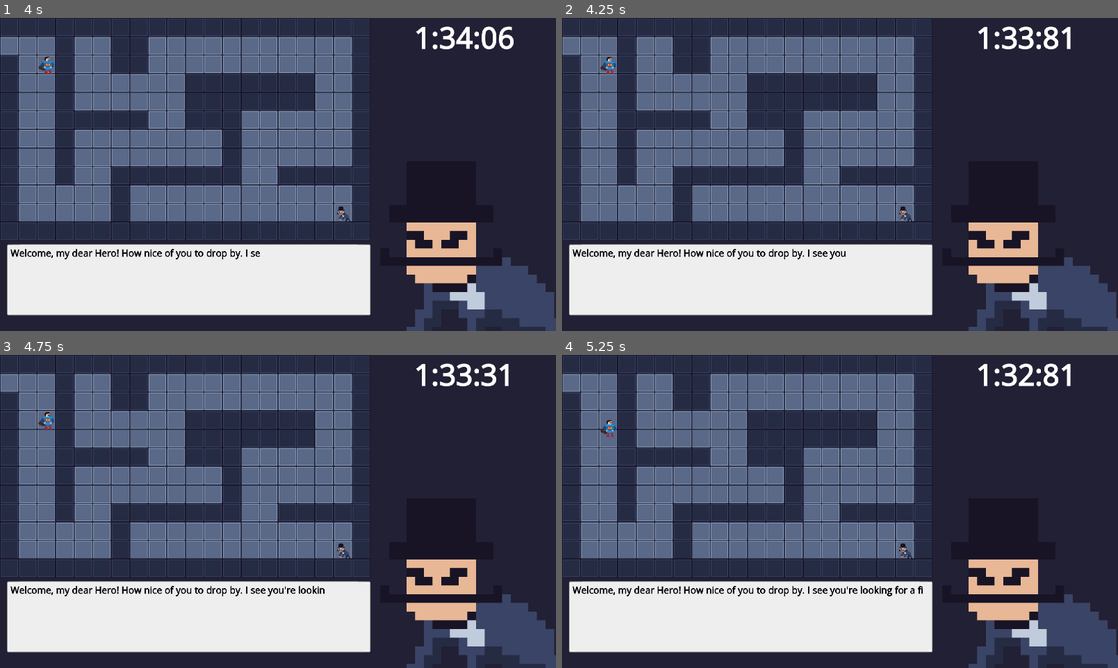
Above: before the commit, frames 1-4 (two rows, left to right).
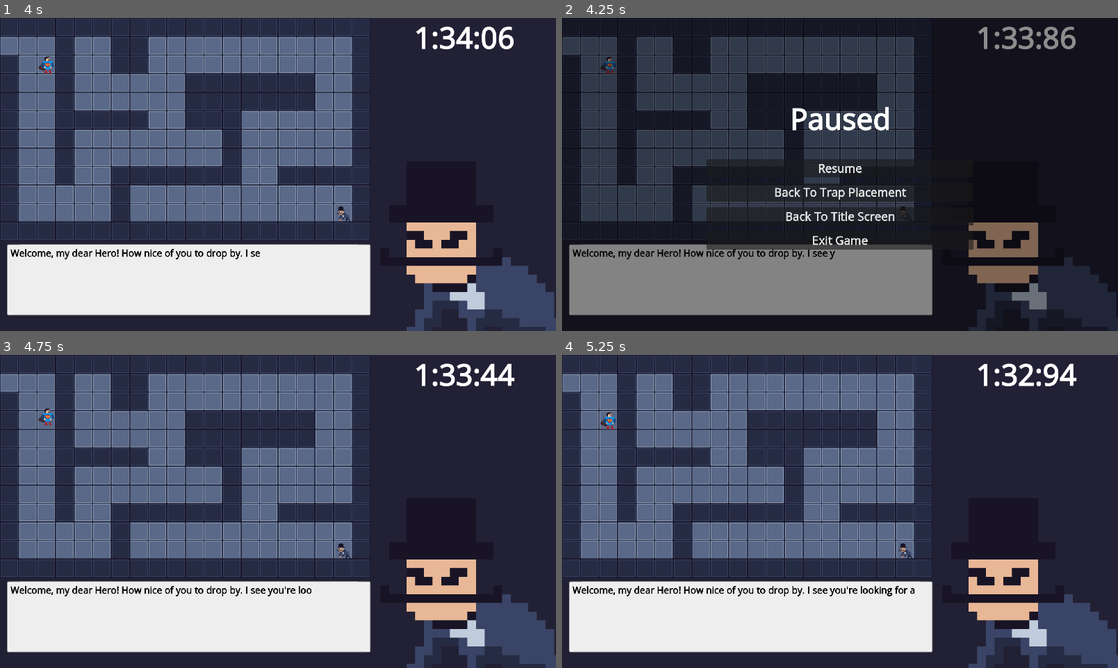
Above: after the commit, the same moments.

Repository: rob-not-bob/monologue
Game: Godot game, scene res://scenes/main.tscn
Same seed, same stepped clock (60 frames per second), same inputs: the game is played once before the commit and once after it.
Inputs (mouse positions are in pixels of both pictures, inside the frame that each line leads up to):
- Up to frame 1 (4 s): tap Enter at 0.5 s; move the mouse to (400, 158) at 0.52 s; tap Space (start) at 0.6, 1.55, 2.3, 3.05, 3.8 s; move the mouse to (166, 190) at 1.27 s; right-click (166, 190) at 1.35 s; move the mouse to (333, 105) at 2.02 s; click (333, 105) at 2.1 s; move the mouse to (250, 237) at 2.77 s; tap 1 (select_tile_1) at 2.85 s; move the mouse to (444, 221) at 3.52 s; tap 2 (select_tile_2) at 3.6 s
- Up to frame 2 (4.25 s): tap P (pause, bound only after the commit) at 4.15 s
- Up to frame 3 (4.75 s): click (278, 505) at 4.25 s, where only the run after the commit has a clickable "Resume"
- Up to frame 4 (5.25 s): move the mouse to (673, 464) at 5.02 s; tap 3 (select_tile_3) at 5.1 s

Frame 1 is identical in both runs. In frame 2, 68% of the frame differs, in the area x 0-100%, y 0-100%; in frame 3, 0.4%; in frame 4, 0.4%.

Commit message:
Implemented pause properly

Diff:
--- a/project.godot
+++ b/project.godot
@@ -110,6 +110,12 @@
 "events": [Object(InputEventKey,"resource_local_to_scene":false,"resource_name":"","device":-1,"window_id":0,"alt_pressed":false,"shift_pressed":false,"ctrl_pressed":false,"meta_pressed":false,"pressed":false,"keycode":0,"physical_keycode":57,"key_label":0,"unicode":57,"echo":false,"script":null)
 ]
 }
+pause={
+"deadzone": 0.5,
+"events": [Object(InputEventKey,"resource_local_to_scene":false,"resource_name":"","device":-1,"window_id":0,"alt_pressed":false,"shift_pressed":false,"ctrl_pressed":false,"meta_pressed":false,"pressed":false,"keycode":0,"physical_keycode":80,"key_label":0,"unicode":112,"echo":false,"script":null)
+, Object(InputEventKey,"resource_local_to_scene":false,"resource_name":"","device":0,"window_id":0,"alt_pressed":false,"shift_pressed":false,"ctrl_pressed":false,"meta_pressed":false,"pressed":false,"keycode":0,"physical_keycode":4194305,"key_label":0,"unicode":0,"echo":false,"script":null)
+]
+}
 
 [rendering]
 
--- a/scenes/GameModeState/BuildState.gd
+++ b/scenes/GameModeState/BuildState.gd
@@ -45,7 +45,7 @@
 
 	var tween: Tween = p.create_tween()
 	tween.tween_property(p, "scale", Vector2(3, 3), 0.5)
-	Store.redux.dispatch(UISlice.change_screen(UISlice.Screens.None))
+	Store.redux.dispatch(UISlice.hide_overlays())
 	p.indicator.show()
 
 
--- a/scenes/GameModeState/GameModeStateMachine.gd
+++ b/scenes/GameModeState/GameModeStateMachine.gd
@@ -1,7 +1,9 @@
 class_name GameModeStateMachine
 extends StateMachine
 
-#func _ready() -> void:
-#	super()
-#	for child in get_children():
-#		child.p = owner
+
+func _process(delta: float) -> void:
+	if Store.redux.state().ui.is_game_paused:
+		return
+
+	super(delta)
--- a/scenes/GameModeState/RunState.gd
+++ b/scenes/GameModeState/RunState.gd
@@ -43,7 +43,7 @@
 	var scene_transistion_tween: Tween = p.create_tween()
 	scene_transistion_tween.tween_property(p, "scale", Vector2(2, 2), 0.5)
 	await scene_transistion_tween.finished
-	Store.redux.dispatch(UISlice.change_screen(UISlice.Screens.Main))
+	Store.redux.dispatch(UISlice.set_show_monologue(true))
 
 	path = calculate_path(p.hero.position, p.villian.position)
 
--- a/scenes/GameModeState/main.gd
+++ b/scenes/GameModeState/main.gd
@@ -41,3 +41,8 @@
 
 func get_pos_snapped_to_grid(pos: Vector2):
 	return get_local_pos(get_tile_pos(pos))
+
+
+func _process(_delta: float) -> void:
+	if Input.is_action_just_pressed("pause"):
+		Store.redux.dispatch(UISlice.toggle_pause())
--- a/scenes/ui/main_ui.gd
+++ b/scenes/ui/main_ui.gd
@@ -8,13 +8,14 @@
 func _ready() -> void:
 	randomize()
 	countdownTimer.time_limit_seconds = textReveal.calculate_time_to_reveal()
-	Store.redux.subscribe(_on_screen_change, "s.ui.current_screen")
+	Store.redux.subscribe(_on_show_monologue_changed, "s.ui.is_monologue_showing")
 	Store.redux.subscribe(interrupt, "s.gameActions.has_hero_reached_villian")
 
 
-func _on_screen_change(new_screen) -> void:
-	if new_screen == UISlice.Screens.Main:
-		start_monologue()
+func _on_show_monologue_changed(show_monologue: bool) -> void:
+	if not show_monologue:
+		return
+	start_monologue()
 
 
 func start_monologue() -> void:
--- a/scenes/ui/pause_ui.gd
+++ b/scenes/ui/pause_ui.gd
@@ -5,13 +5,29 @@
 signal back_to_title_screen
 signal exit_game
 
+@onready
+var back_to_trap_placement_button: Button = $CenterContainer/VBoxContainer/ToTrapPlacementButton
+
+
+func _ready() -> void:
+	Store.redux.subscribe(_on_monolgue_show_change, "s.ui.is_monologue_showing")
+	back_to_trap_placement_button.hide()
+
+
+func _on_monolgue_show_change(is_monologue_showing: bool):
+	if is_monologue_showing:
+		back_to_trap_placement_button.show()
+	else:
+		back_to_trap_placement_button.hide()
+
 
 func _on_resume_button_pressed() -> void:
-	Store.redux.dispatch(UISlice.resume_game())
+	Store.redux.dispatch(UISlice.toggle_pause())
 
 
 func _on_to_trap_placement_button_pressed() -> void:
-	Store.redux.dispatch(UISlice.change_screen(UISlice.Screens.None))
+	pass
+	#Store.redux.dispatch(UISlice.change_screen(UISlice.Screens.None))
 
 
 func _on_to_title_screen_button_pressed() -> void:
--- a/scenes/ui/title_ui.gd
+++ b/scenes/ui/title_ui.gd
@@ -2,7 +2,8 @@
 
 
 func _on_start_game_button_pressed() -> void:
-	Store.redux.dispatch(UISlice.change_screen(UISlice.Screens.None))
+	pass
+	#Store.redux.dispatch(UISlice.change_screen(UISlice.Screens.None))
 
 
 func _on_exit_game_button_pressed() -> void:
--- a/scenes/ui/ui_manager.gd
+++ b/scenes/ui/ui_manager.gd
@@ -3,17 +3,41 @@
 
 @onready var UIScreenToNode: Dictionary = {
 	UISlice.Screens.Title: $TitleUI,
-	UISlice.Screens.Main: $MainUI,
-	UISlice.Screens.Pause: $PauseUI,
+	UISlice.Screens.Main: null,
 	UISlice.Screens.Success: $SuccessUI,
 	UISlice.Screens.Fail: $FailUI,
-	UISlice.Screens.None: null,
+}
+
+@onready var UIOverlayToNode: Dictionary = {
+	UISlice.Overlays.Pause: $PauseUI,
+	UISlice.Overlays.Monologue: $MonologueUI,
+	UISlice.Overlays.None: null,
 }
 
 
 func _ready() -> void:
 	Store.redux.subscribe(_on_screen_change, "s.ui.current_screen")
-	Store.redux.dispatch(UISlice.change_screen(UISlice.Screens.None))
+	Store.redux.subscribe(_on_paused_change, "s.ui.is_game_paused")
+	Store.redux.subscribe(_on_show_monologue_changed, "s.ui.is_monologue_showing")
+	Store.redux.dispatch(UISlice.hide_overlays())
+
+
+func _on_paused_change(is_paused: bool):
+	var pauseNode = UIOverlayToNode[UISlice.Overlays.Pause]
+	if is_paused:
+		pauseNode.show()
+		Engine.time_scale = 0
+	else:
+		pauseNode.hide()
+		Engine.time_scale = 1
+
+
+func _on_show_monologue_changed(show_monologue: bool):
+	var monologueNode = UIOverlayToNode[UISlice.Overlays.Monologue]
+	if show_monologue:
+		monologueNode.show()
+	else:
+		monologueNode.hide()
 
 
 func _on_screen_change(new_screen) -> void:
--- a/scenes/ui/ui_manager.tscn
+++ b/scenes/ui/ui_manager.tscn
@@ -13,7 +13,7 @@
 [node name="TitleUI" parent="." instance=ExtResource("2_v0b30")]
 visible = false
 
-[node name="MainUI" parent="." instance=ExtResource("3_8vab2")]
+[node name="MonologueUI" parent="." instance=ExtResource("3_8vab2")]
 anchors_preset = 15
 anchor_right = 1.0
 anchor_bottom = 1.0
--- a/scripts/slices/ui.gd
+++ b/scripts/slices/ui.gd
@@ -2,20 +2,22 @@
 extends Node
 
 
-static func reducer(_state: Dictionary, action: Redux.Action) -> Dictionary:
+static func reducer(s: Dictionary, action: Redux.Action) -> Dictionary:
 	match action.type:
-		"PAUSE_GAME":
+		"TOGGLE_PAUSE":
 			return {
-				"is_game_paused": true,
+				"is_game_paused": !s.is_game_paused,
 			}
-		"RESUME_GAME":
+		"SET_SHOW_MONOLOGUE":
 			return {
-				"is_game_paused": false,
+				"is_monologue_showing": action.d.show_monologue,
 			}
 		"CHANGE_SCREEN":
 			return {
 				"current_screen": action.d.screen,
 			}
+		"HIDE_OVERLAYS":
+			return {"is_game_paused": false, "is_monologue_showing": false}
 
 	return {}
 
@@ -34,20 +36,25 @@
 	. new(
 		"ui",
 		{
-			"current_screen": Screens.None,
+			"current_screen": Screens.Main,
 			"is_game_paused": false,
+			"is_monologue_showing": false,
 			"success_message": "",
 		},
 	)
 )
 
 
-static func pause_game() -> Redux.Action:
-	return slice.create_action("PAUSE_GAME")
+static func toggle_pause() -> Redux.Action:
+	return slice.create_action("TOGGLE_PAUSE")
 
 
-static func resume_game() -> Redux.Action:
-	return slice.create_action("RESUME_GAME")
+static func set_show_monologue(show_monologue: bool) -> Redux.Action:
+	return slice.create_action("SET_SHOW_MONOLOGUE", {"show_monologue": show_monologue})
+
+
+static func hide_overlays() -> Redux.Action:
+	return slice.create_action("HIDE_OVERLAYS")
 
 
 static func retry_game() -> Redux.Action:
@@ -58,13 +65,17 @@
 	return slice.create_action("QUIT_GAME")
 
 
+enum Overlays {
+	Pause,
+	Monologue,
+	None,
+}
+
 enum Screens {
 	Title,
 	Main,
-	Pause,
 	Fail,
 	Success,
-	None,
 }
 
 
